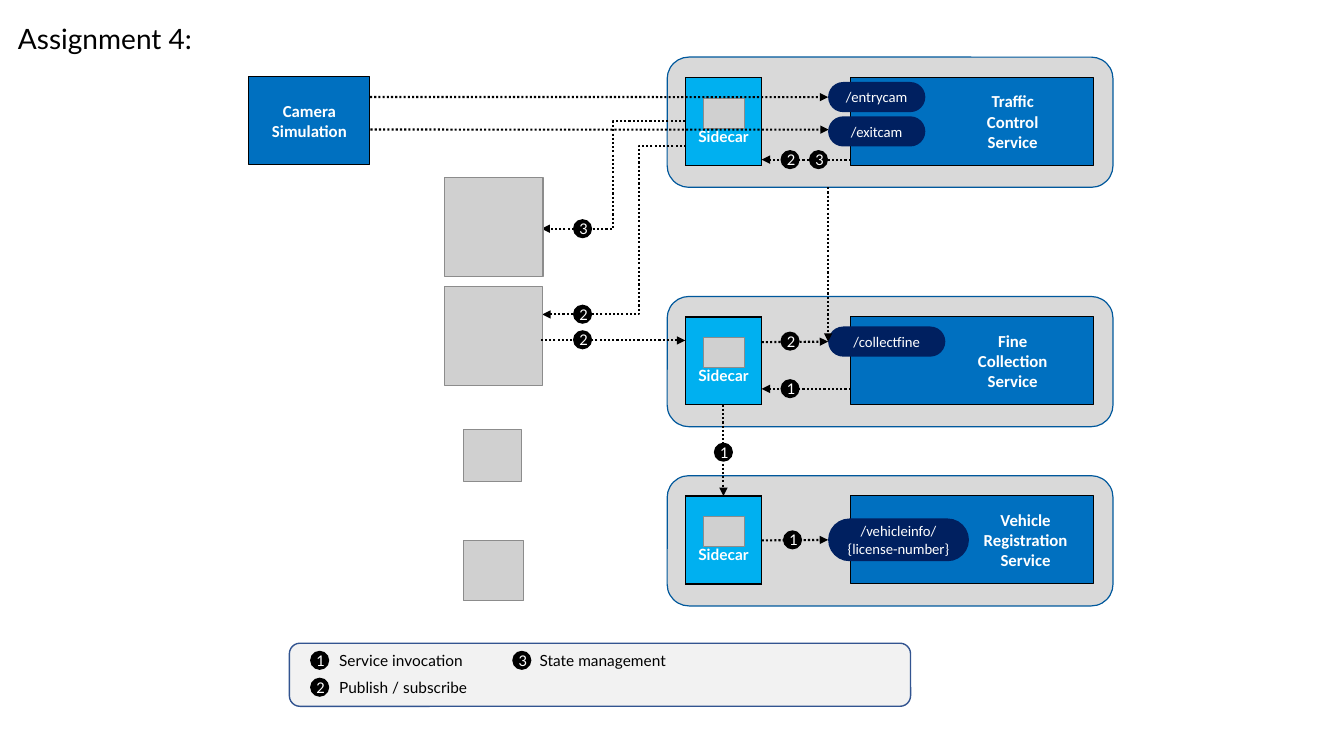
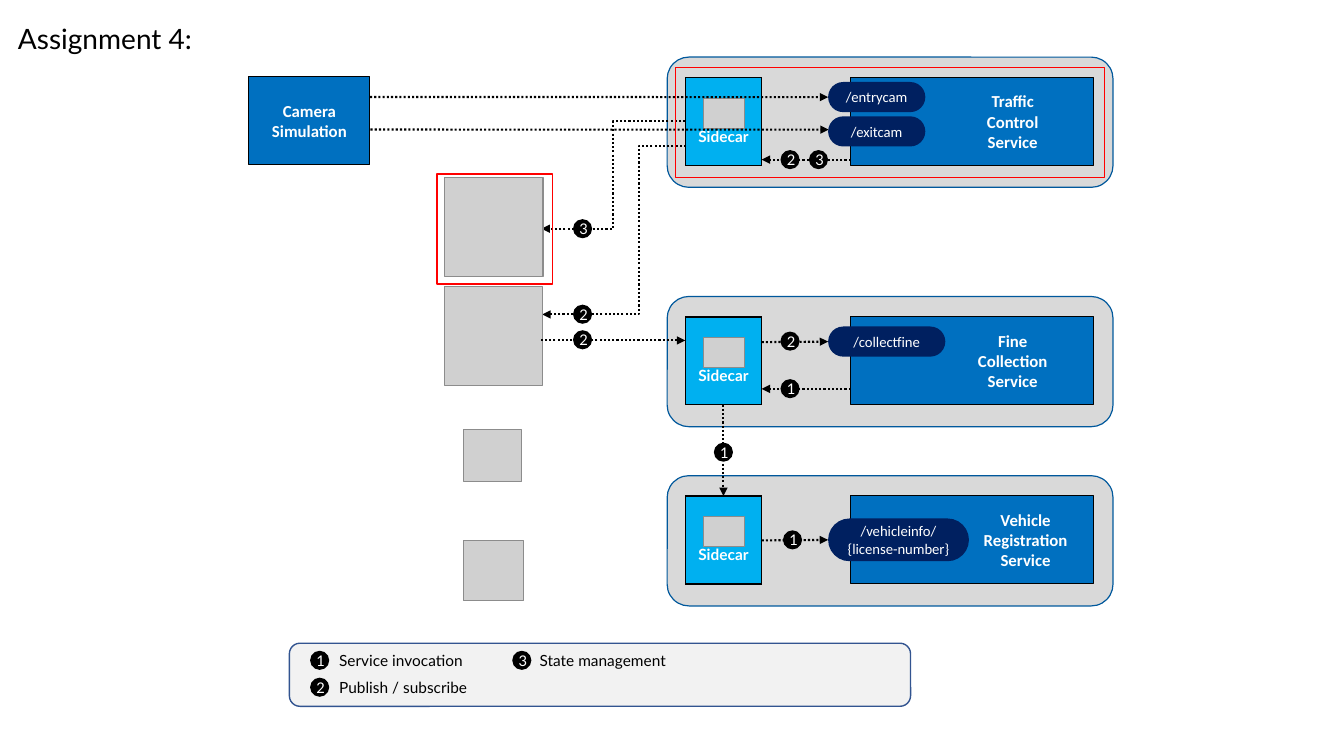
Before and after one commit to US-MFG-Demo/k8s-dapr-hack, a slide deck: slide 14 of Figures.pptx (slide 12 before the commit). Drawn at 1344x756 pixels with LibreOffice and Linux fonts; fonts in the diff are those of the drawing; grey boxes stand for pictures; background and template pictures are left out. Boxes give left, top, right and bottom in pixels: in the first picture for what was removed or moved away, otherwise in the second. Text is boxed around its words. In the diff, an @@ line names an element or a change of style, - is before the commit and + after.

```diff
--- a/Figures.pptx
+++ b/Figures.pptx
@@ rectangle added at [676, 68, 1105, 177], outline #FF0000 1 pt @@
@@ rectangle added at [437, 173, 553, 283], outline #FF0000 1 pt @@
@@ arrow removed from (829, 188) to (829, 342) @@
```
Also in this commit, not shown: 6 other slides changed, 5 slides added, 24 other files.
